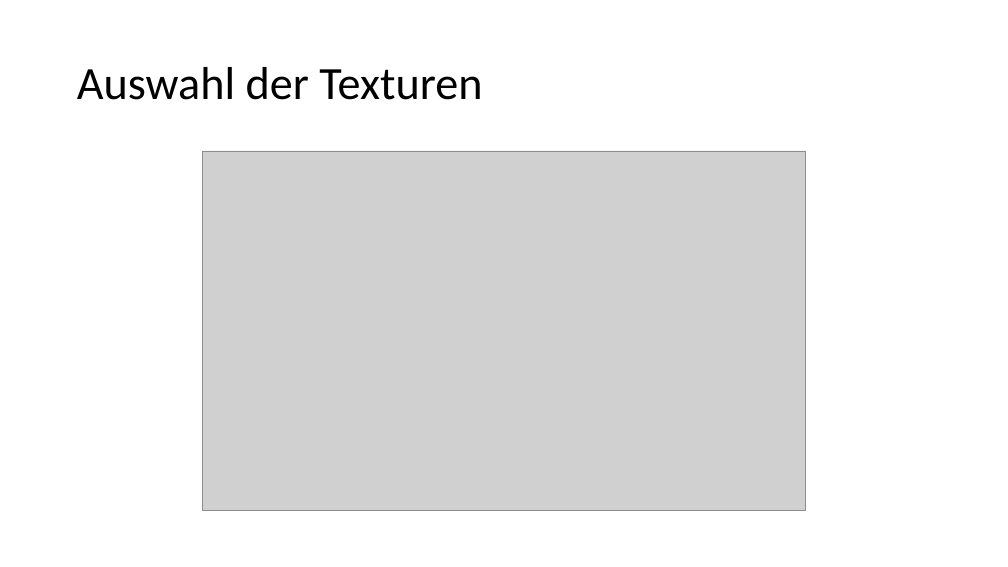
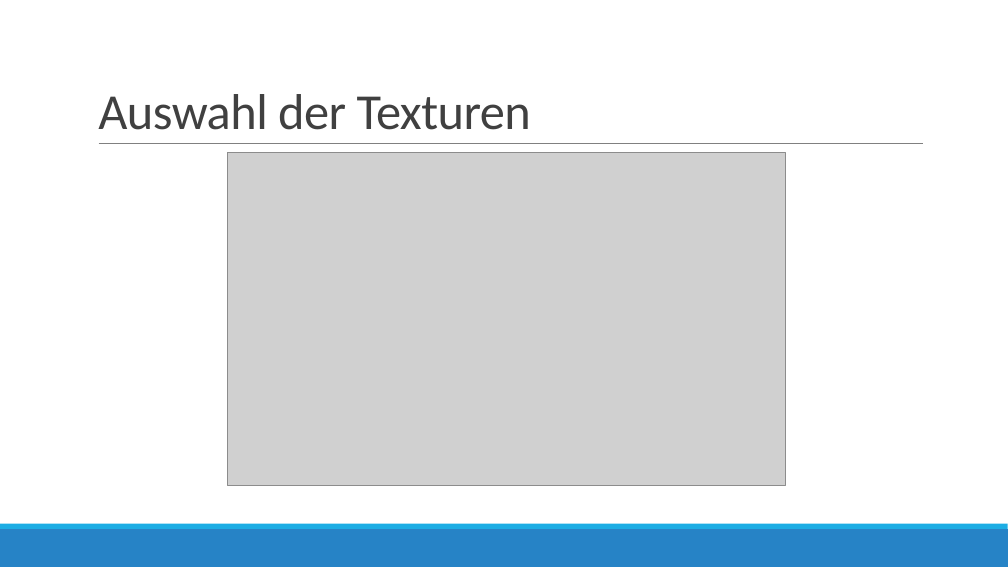
Before and after one commit to JanNiclasRuppenthal/SP_Portfolio01, a slide deck: slide 5 of slides/Portfolio01_Slides.pptx. Drawn at 1008x567 pixels with LibreOffice and Linux fonts; fonts in the diff are those of the drawing; grey boxes stand for pictures. Boxes give left, top, right and bottom in pixels: in the first picture for what was removed or moved away, otherwise in the second. Text is boxed around its words. In the diff, an @@ line names an element or a change of style, - is before the commit and + after.

```diff
--- a/slides/Portfolio01_Slides.pptx
+++ b/slides/Portfolio01_Slides.pptx
@@ title "Auswahl der Texturen": place and size @@
-title "Auswahl der Texturen" at (77,67,482,100)
+title "Auswahl der Texturen" at (98,94,531,130)
@@ title "Auswahl der Texturen" at (98,94,531,130): size 44 to 48 pt, text colour #000000 to #404040, letter spacing 0 to -0.5 pt; line spacing 0.9 to 0.85; vertical alignment middle to bottom @@
@@ line added from (99, 144) to (923, 144), #808080 0.5 pt @@
@@ picture: place and size @@
-picture at (203,151,805,511)
+picture at (228,153,785,485)
@@ rectangle added at (0,529,1008,567), fill #2683C6 @@
@@ rectangle added at (0,524,1008,529), fill #1CADE4 @@
```
Also in this commit, not shown: 11 other slides changed, 1 slide added, 1 slide removed, 2 other files.
